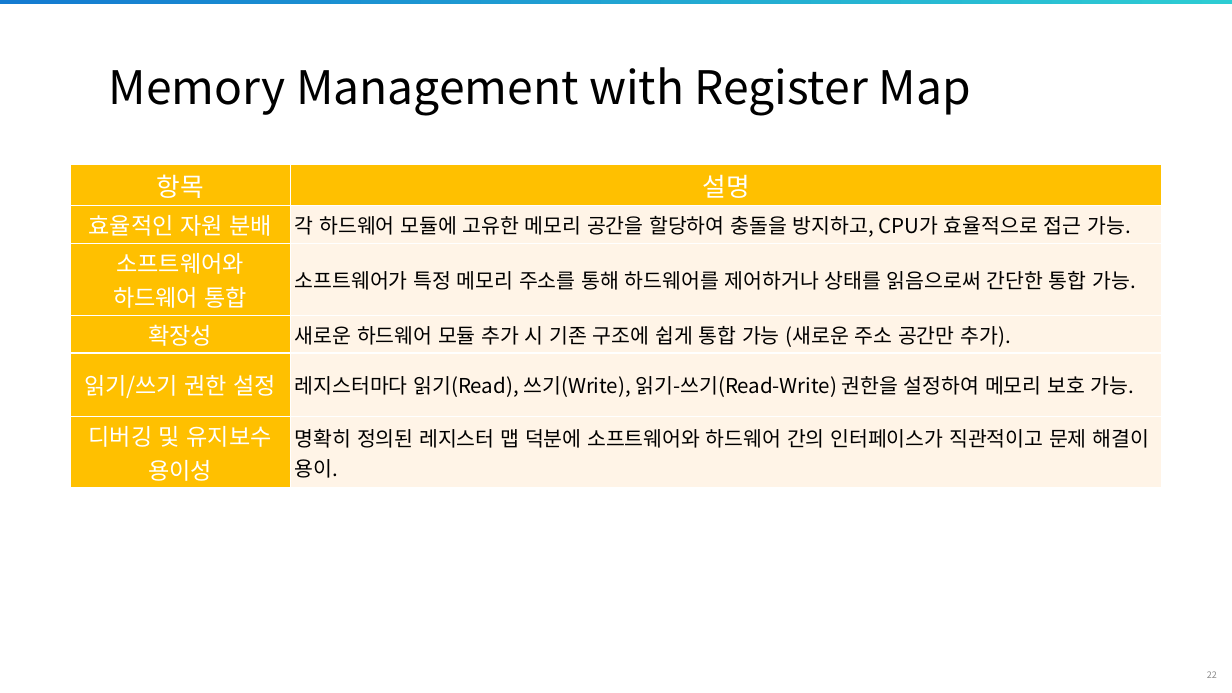
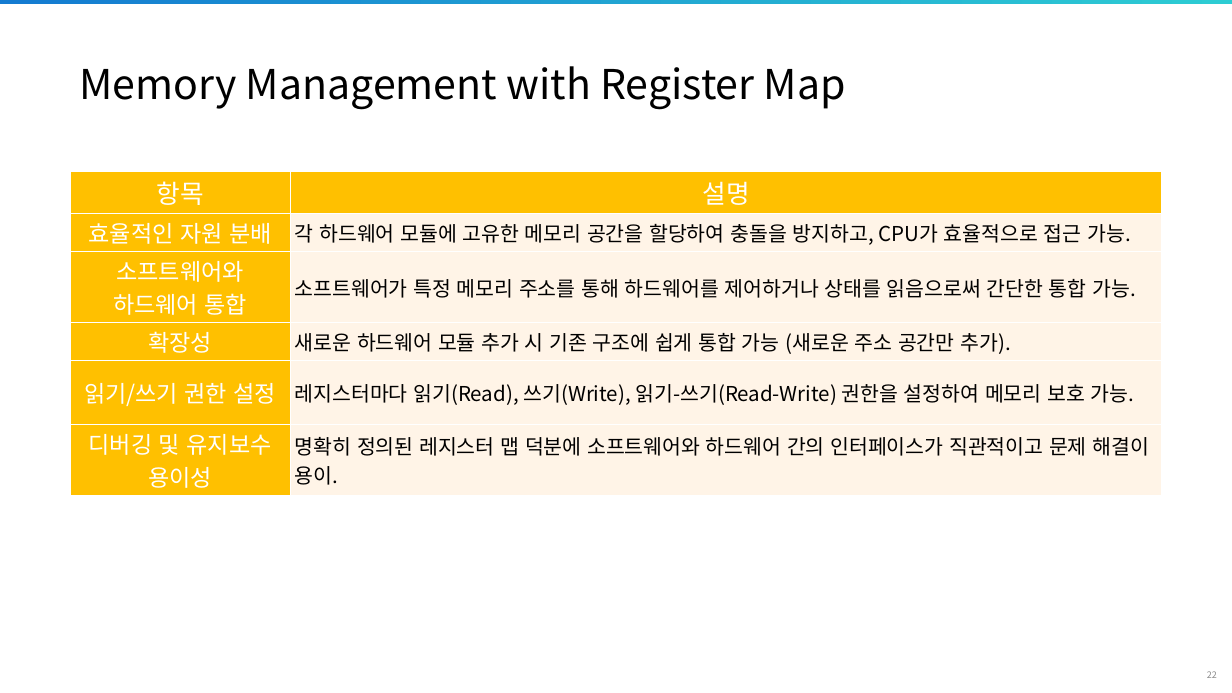
Before and after one commit to siliconground/SoC_102, a slide deck: slide 22 of 0_DOCS/1_EDU_REF/1_DESIGN/SoC102_D6.pptx. Drawn at 1232x693 pixels with LibreOffice and Linux fonts; fonts in the diff are those of the drawing; background and template pictures are left out. Boxes give left, top, right and bottom in pixels: in the first picture for what was removed or moved away, otherwise in the second. Text is boxed around its words. In the diff, an @@ line names an element or a change of style, - is before the commit and + after.

Commit message:
Revised design lect6

```diff
--- a/0_DOCS/1_EDU_REF/1_DESIGN/SoC102_D6.pptx
+++ b/0_DOCS/1_EDU_REF/1_DESIGN/SoC102_D6.pptx
@@ title "Memory Management with Register Map": place and size @@
-title "Memory Management with Register Map" at (109, 67, 971, 116)
+title "Memory Management with Register Map" at (79, 66, 846, 109)
@@ title "Memory Management with Register Map" at (79, 66, 846, 109): size 36 to 32 pt @@
@@ table: place and size @@
-table at (70, 165, 1163, 485)
+table at (70, 172, 1163, 492)
```
Also in this commit, not shown: 11 other slides changed, 1 slide added.
